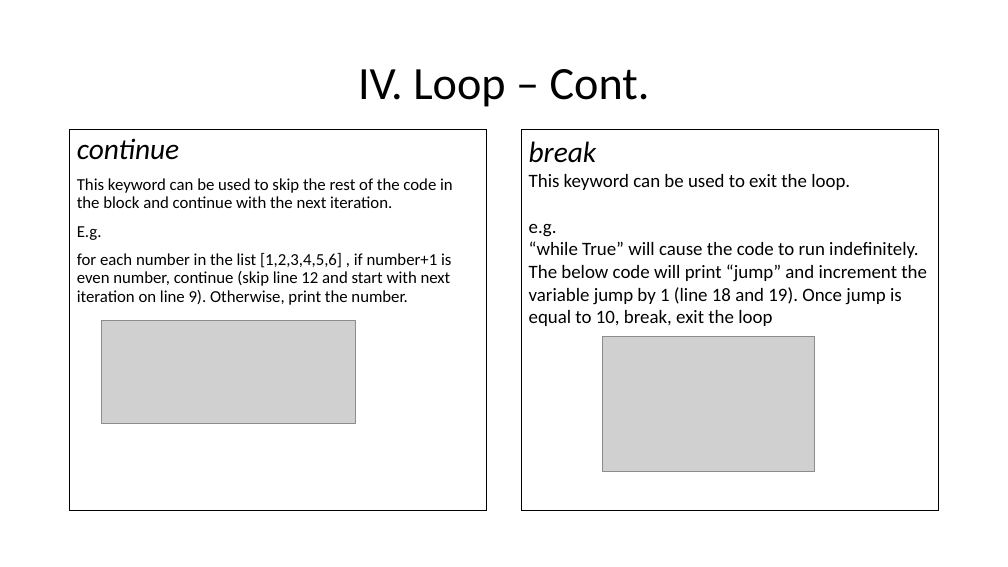
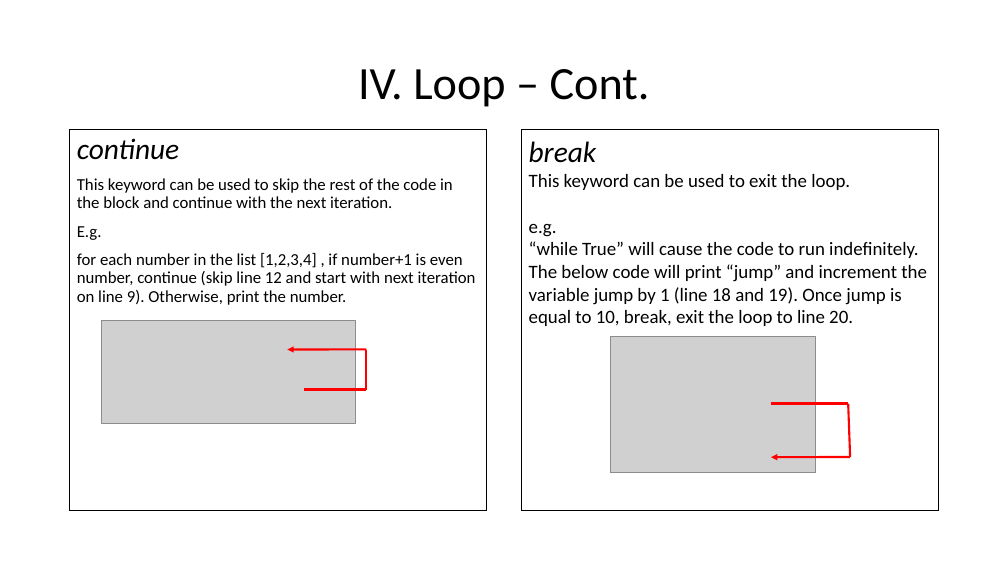
Before and after one commit to henrywma/foConnect, a slide deck: slide 15 of Python guide.pptx. Drawn at 1008x567 pixels with LibreOffice and Linux fonts; fonts in the diff are those of the drawing; grey boxes stand for pictures. Boxes give left, top, right and bottom in pixels: in the first picture for what was removed or moved away, otherwise in the second. Text is boxed around its words. In the diff, an @@ line names an element or a change of style, - is before the commit and + after.

```diff
--- a/Python guide.pptx
+++ b/Python guide.pptx
@@ text at (x1=77, y1=253, x2=476, y2=305): text changed @@
-for each number in the list [1,2,3,4,5,6] , if number+1 is even number, continue (skip line 12 and start with next iteration on line 9). Otherwise, print the number.
+for each number in the list [1,2,3,4] , if number+1 is even number, continue (skip line 12 and start with next iteration on line 9). Otherwise, print the number.
@@ text in rectangle at (x1=529, y1=264, x2=927, y2=326): text changed @@
-The below code will print “jump” and increment the variable jump by 1 (line 18 and 19). Once jump is equal to 10, break, exit the loop
+The below code will print “jump” and increment the variable jump by 1 (line 18 and 19). Once jump is equal to 10, break, exit the loop to line 20.
@@ arrow added from (367, 349) to (287, 349), #FF0000 2 pt @@
@@ line added from (367, 349) to (367, 389), #FF0000 2 pt @@
@@ picture resized from (x1=603, y1=337, x2=814, y2=472) to (x1=610, y1=337, x2=816, y2=473) @@
@@ line added from (304, 389) to (367, 389), #FF0000 2 pt @@
@@ line added from (771, 404) to (848, 404), #FF0000 2 pt @@
@@ line added from (848, 404) to (851, 457), #FF0000 2 pt @@
@@ arrow added from (851, 457) to (771, 457), #FF0000 2 pt @@
```
Also in this commit, not shown: 11 other slides changed.
